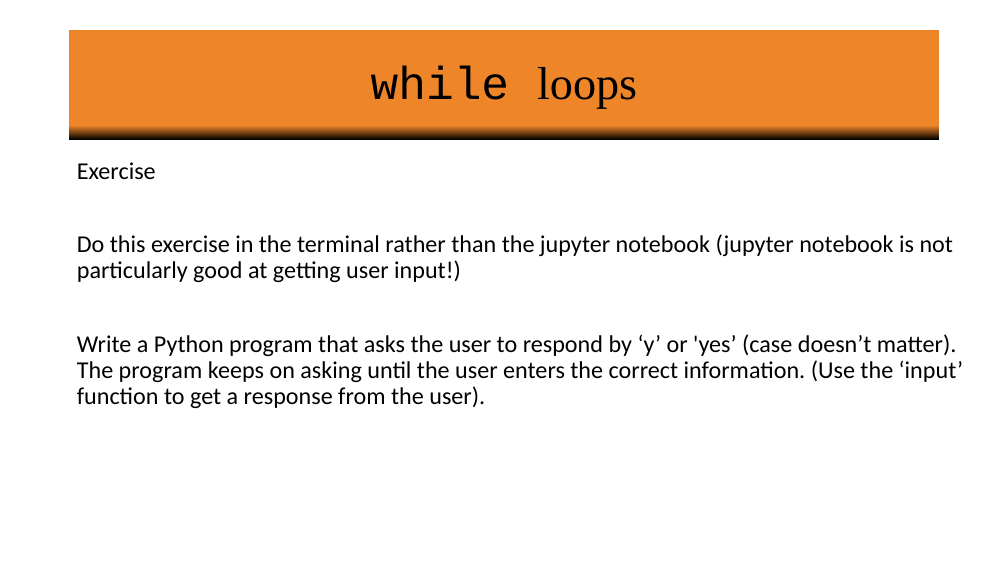
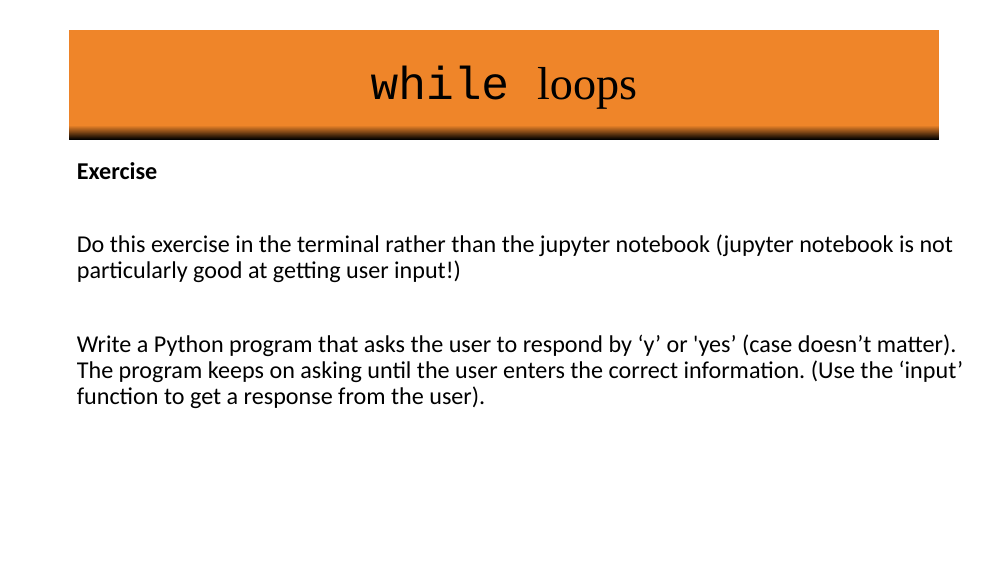
Before and after one commit to vineetbansal/Python-Bootcamp, a slide deck: slide 24 of slides/03 Lists_Loops_Files.pptx. Drawn at 1008x567 pixels with LibreOffice and Linux fonts; fonts in the diff are those of the drawing; background and template pictures are left out. Boxes give left, top, right and bottom in pixels: in the first picture for what was removed or moved away, otherwise in the second. Text is boxed around its words. In the diff, an @@ line names an element or a change of style, - is before the commit and + after.

Commit message:
Updated references to Exercises. Added placeholders for missing notebooks.

```diff
--- a/slides/03 Lists_Loops_Files.pptx
+++ b/slides/03 Lists_Loops_Files.pptx
@@ text at (77, 162, 158, 179): bold on in "Exercise" @@
```
Also in this commit, not shown: 4 other slides changed, 10 other files.
